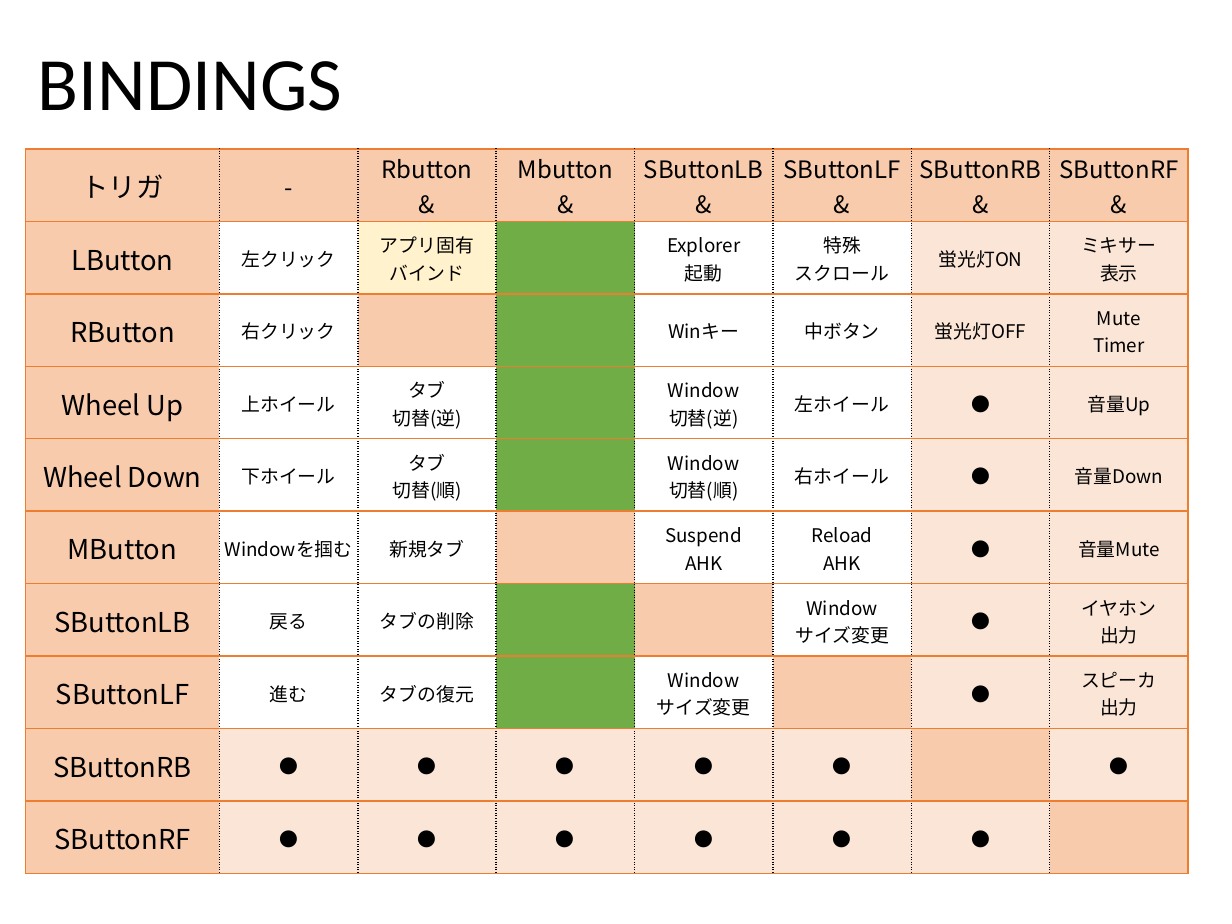
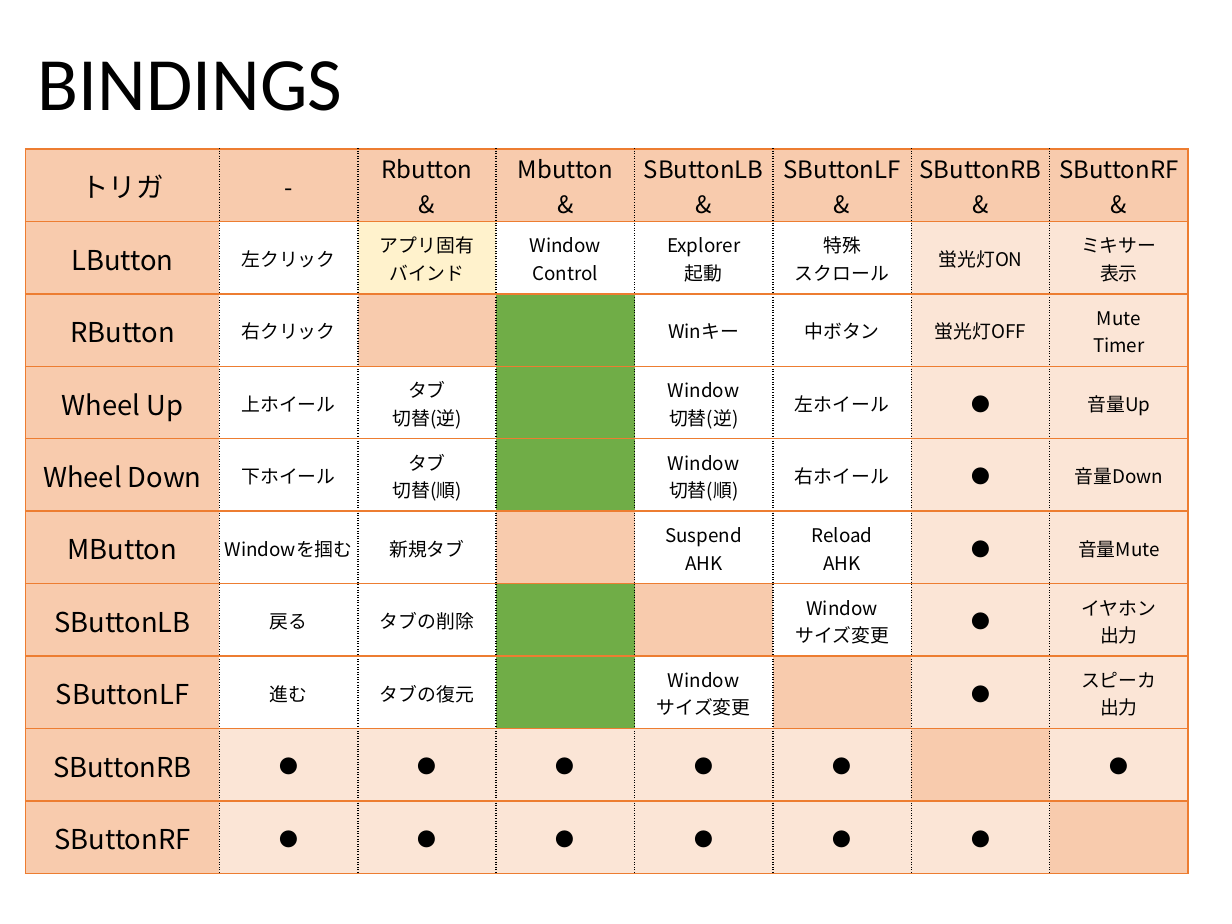
Before and after one commit to ittooo66/myAHK, a slide deck: slide 21 of MANUAL.pptx. Drawn at 1232x924 pixels with LibreOffice and Linux fonts; fonts in the diff are those of the drawing. Boxes give left, top, right and bottom in pixels: in the first picture for what was removed or moved away, otherwise in the second. Text is boxed around its words. In the diff, an @@ line names an element or a change of style, - is before the commit and + after.

```diff
--- a/MANUAL.pptx
+++ b/MANUAL.pptx
@@ table at [26,149,1185,875] @@
-row 2, column 4: 
+row 2, column 4: Window Control
@@ fill #70AD47 to none in row 2, column 4 @@
```
Also in this commit, not shown: 1 other file.
